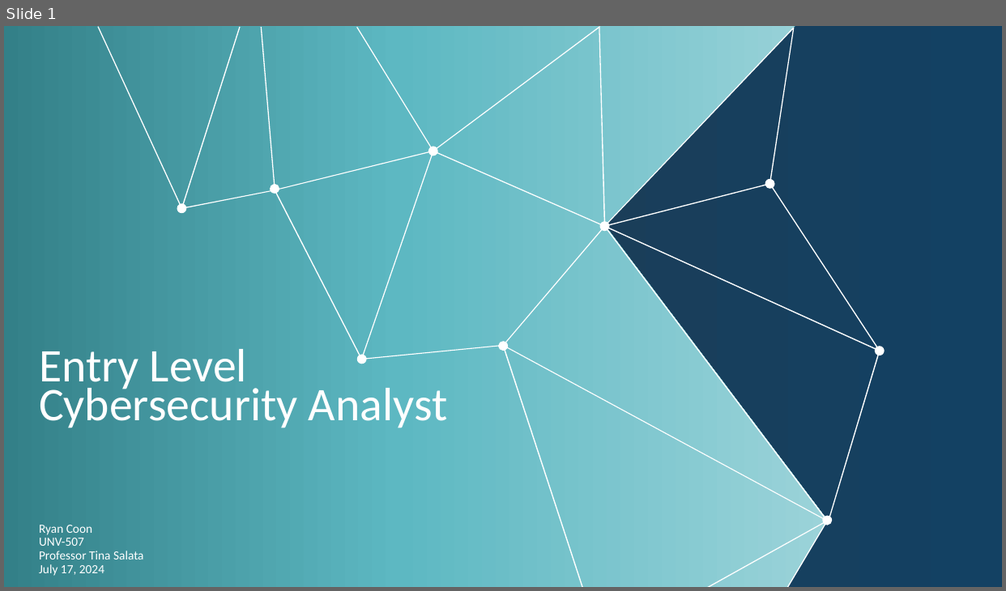
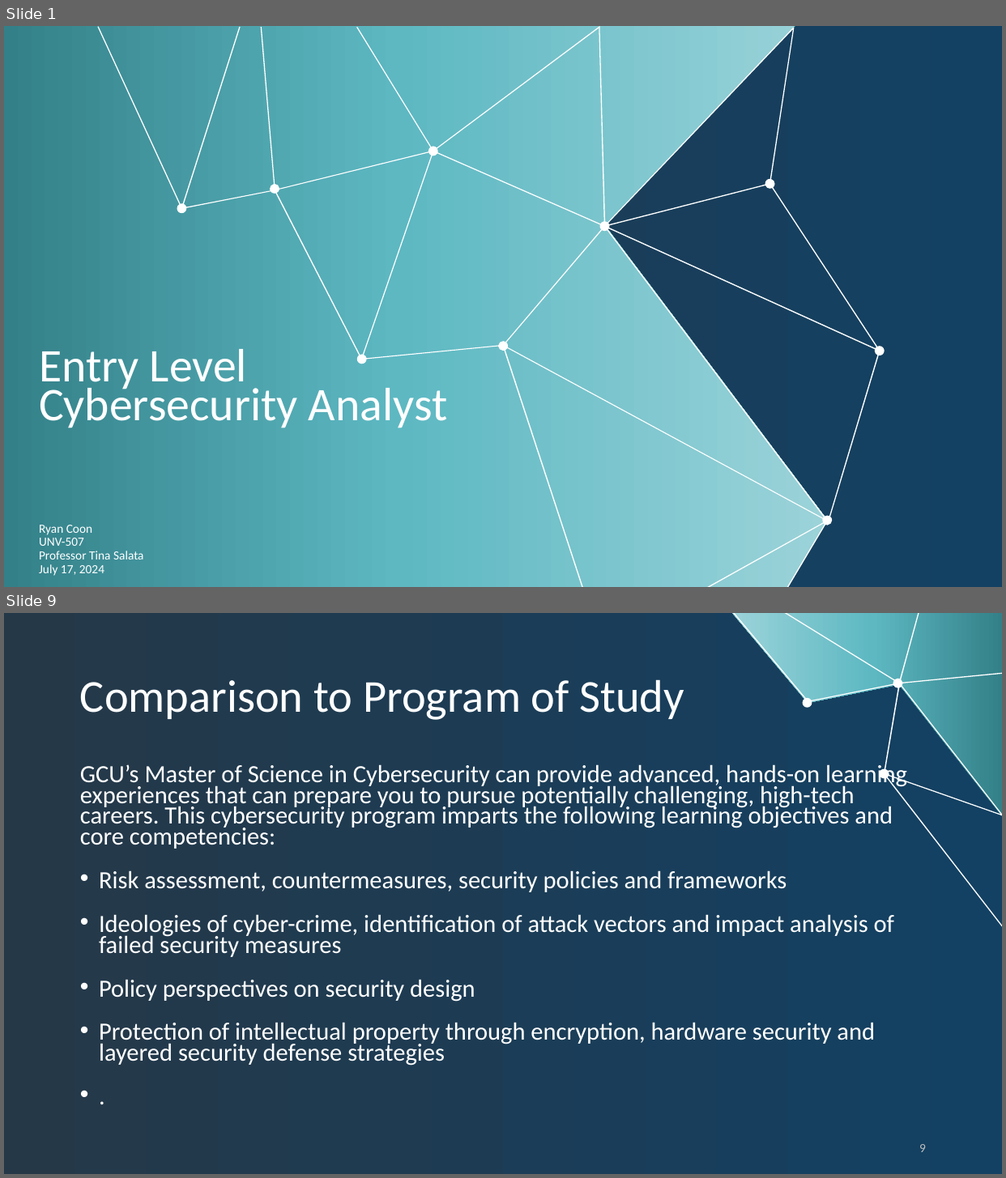
Before and after one commit to rcoon1/GCU-Masters, a slide deck: UNV 507/Topic 4/CareerPathPresentation RCoon.pptx. Shown one above the other, each under a label of ours: slide 1 before the commit, slides 1 and 9 after it; the slides between them are not shown. The pictures are 1006x591 and 1006x1178 pixels, drawn with LibreOffice and Linux fonts; fonts in the diff are those of the drawing; background and template pictures are left out. Boxes give left, top, right and bottom in pixels: in the first picture for what was removed or moved away, otherwise in the second. Text is boxed around its words. In the diff, an @@ line names an element or a change of style, - is before the commit and + after.

```diff
--- a/UNV 507/Topic 4/CareerPathPresentation RCoon.pptx
+++ b/UNV 507/Topic 4/CareerPathPresentation RCoon.pptx
@@ slide 9 added at (4, 613, 1002, 1174), background gradient #253848 to #134163 @@
@@ freeform shape added at (732, 613, 1002, 816), fill gradient #338088 to #5DB8C2 to #9BD3D9 @@
@@ freeform shape added at (732, 613, 1002, 926), fill #FFFFFF @@
@@ title added at (80, 679, 685, 720), 44 pt, text #FFFFFF @@
+Comparison to Program of Study
@@ text added at (80, 762, 907, 1066), 23.8 pt, text #FFFFFF @@
+GCU’s Master of Science in Cybersecurity can provide advanced, hands-on learning experiences that can prepare you to pursue potentially challenging, high-tech careers. This cybersecurity program imparts the following learning objectives and core competencies:
+• Risk assessment, countermeasures, security policies and frameworks
+• Ideologies of cyber-crime, identification of attack vectors and impact analysis of failed security measures
+• Policy perspectives on security design
+• Protection of intellectual property through encryption, hardware security and layered security defense strategies
+• .
@@ page number added at (919, 1144, 926, 1152), 12 pt, text #BFBFBF @@
+9
```
Also in this commit, not shown: 4 slides changed, 5 other slides added, 3 slides removed.
